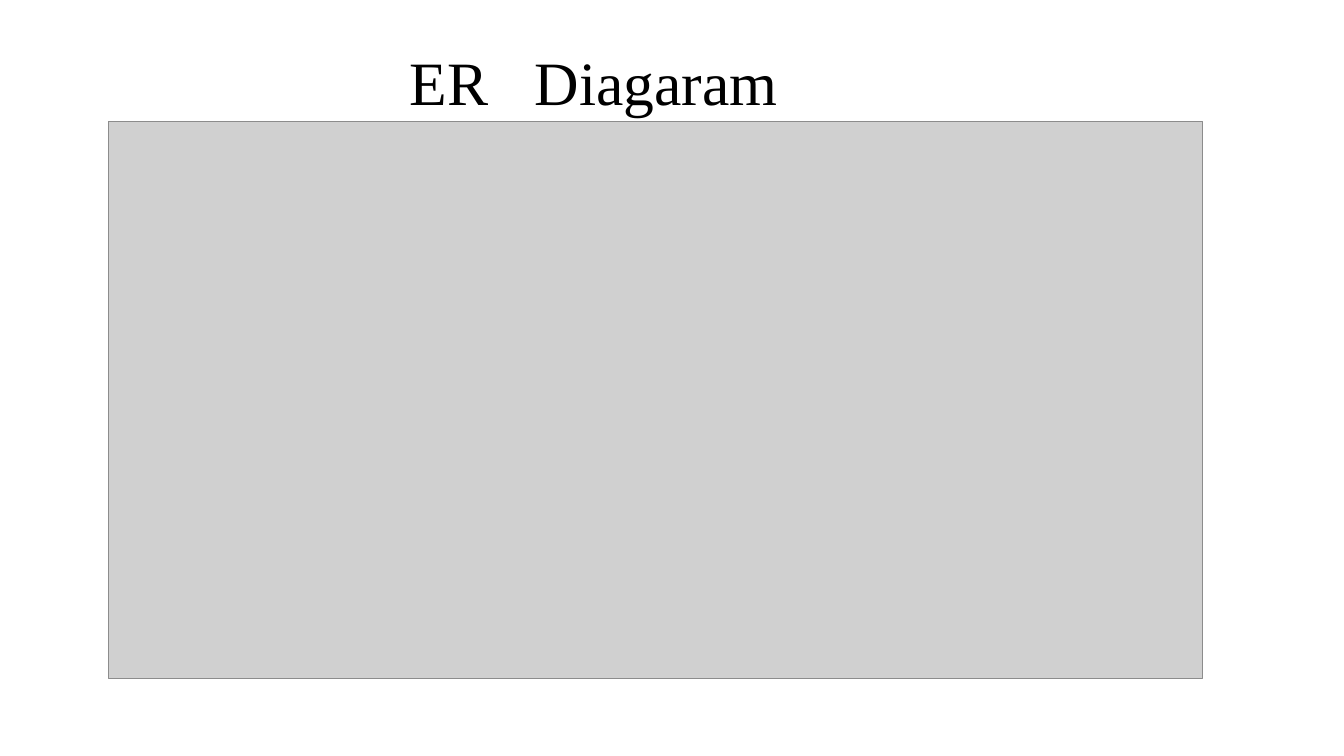
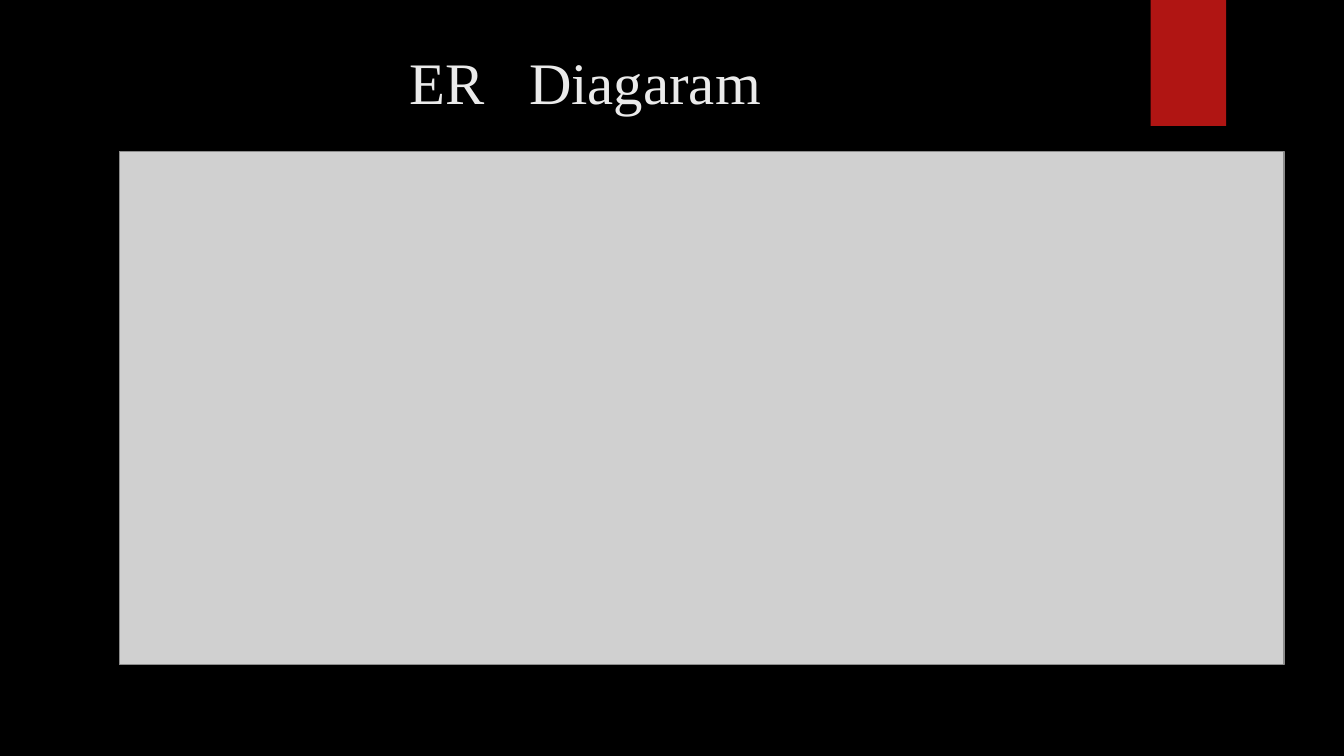
Before and after one commit to priyasiddapu-create/csa-0504-dbms, a slide deck: slide 3 of dbms ppt.pptx. Drawn at 1344x756 pixels with LibreOffice and Linux fonts; fonts in the diff are those of the drawing; grey boxes stand for pictures; background and template pictures are left out. Boxes give left, top, right and bottom in pixels: in the first picture for what was removed or moved away, otherwise in the second. Text is boxed around its words. In the diff, an @@ line names an element or a change of style, - is before the commit and + after.

```diff
--- a/dbms ppt.pptx
+++ b/dbms ppt.pptx
@@ background #FFFFFF to picture (left out) @@
@@ rectangle added at (x1=1150, y1=0, x2=1226, y2=126), fill #B01513 @@
@@ title "ER Diagaram" at (x1=410, y1=65, x2=761, y2=115): size 44 to 42 pt, text colour #000000 to #EBEBEB; line spacing 0.9 to 1; vertical alignment middle to top @@
@@ picture resized from (x1=109, y1=121, x2=1204, y2=679) to (x1=119, y1=151, x2=1284, y2=664) @@
```
Also in this commit, not shown: 19 other slides changed, 1 slide added.
